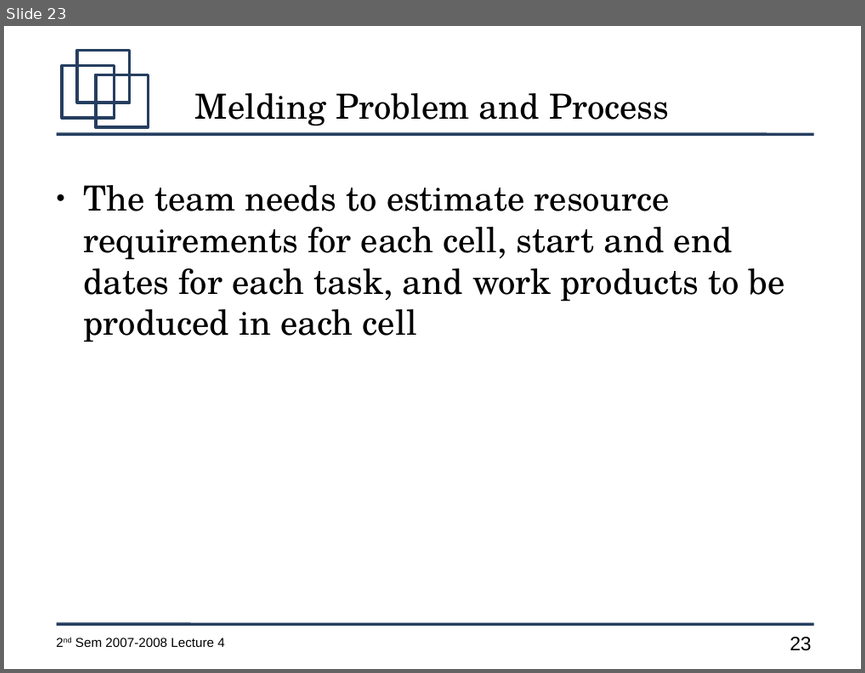
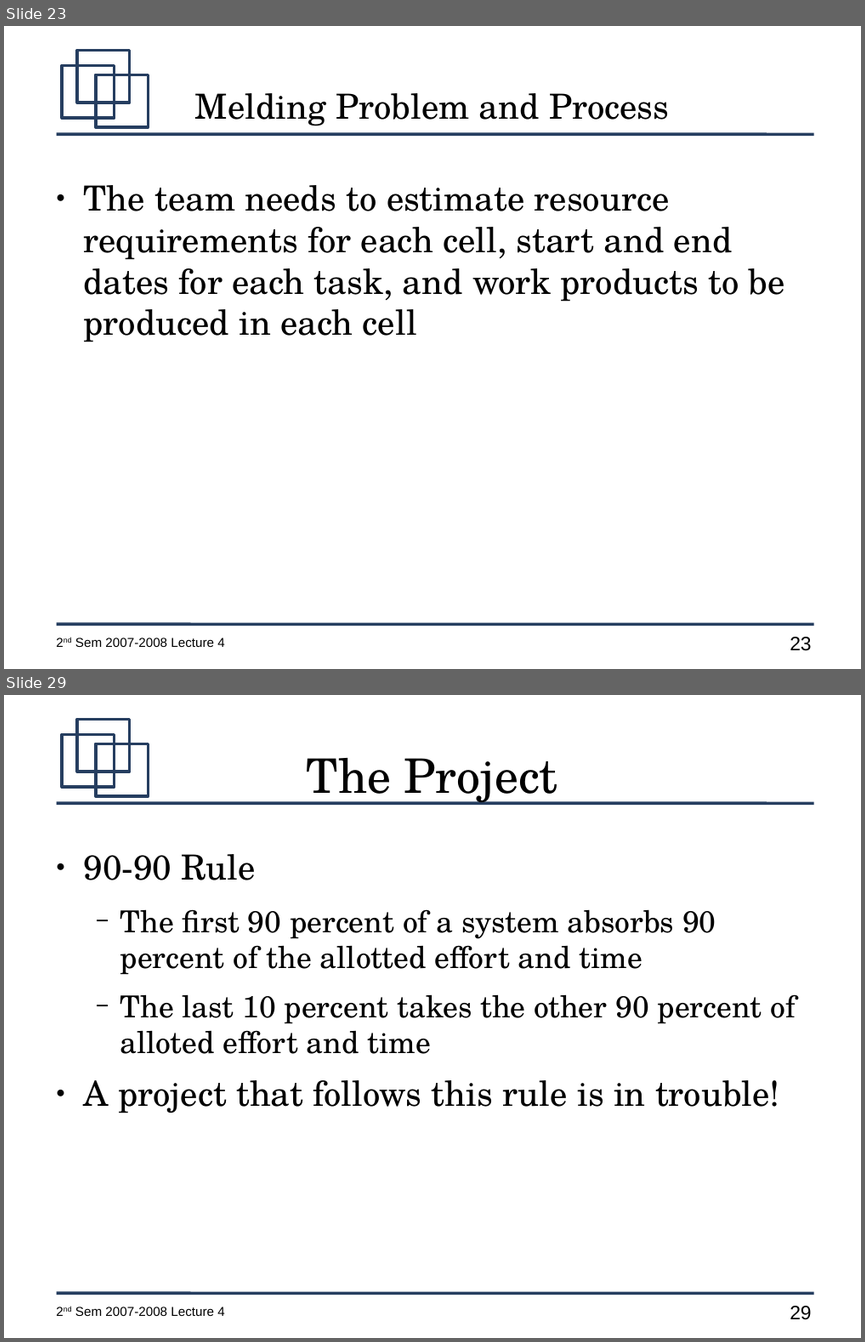
Before and after one commit to jachermocilla/jach-homepage, a slide deck: CMSC128-2nd-Sem-2007-L4.odp. Shown one above the other, each under a label of ours: slide 23 before the commit, slides 23 and 29 after it; the slides between them are not shown. The pictures are 865x673 and 865x1342 pixels, drawn with LibreOffice and Linux fonts; fonts in the diff are those of the drawing. Boxes give left, top, right and bottom in pixels: in the first picture for what was removed or moved away, otherwise in the second. Text is boxed around its words. In the diff, an @@ line names an element or a change of style, - is before the commit and + after.

```diff
--- a/CMSC128-2nd-Sem-2007-L4.odp
+++ b/CMSC128-2nd-Sem-2007-L4.odp
@@ slide 29 added at [4, 695, 861, 1338], background #FFFFFF; not listed: 7 template elements that a slide beside it also shows @@
@@ title added at [307, 758, 558, 805], 44 pt, text #000000 @@
+The Project
@@ text added at [84, 854, 795, 1113], 28 pt, text #000000 @@
+● 90-90 Rule
+  − The first 90 percent of a system absorbs 90 percent of the allotted effort and time
+  − The last 10 percent takes the other 90 percent of alloted effort and time
+● A project that follows this rule is in trouble!
```
Also in this commit, not shown: 1 slide changed, 7 other slides added, 2 slides removed.
